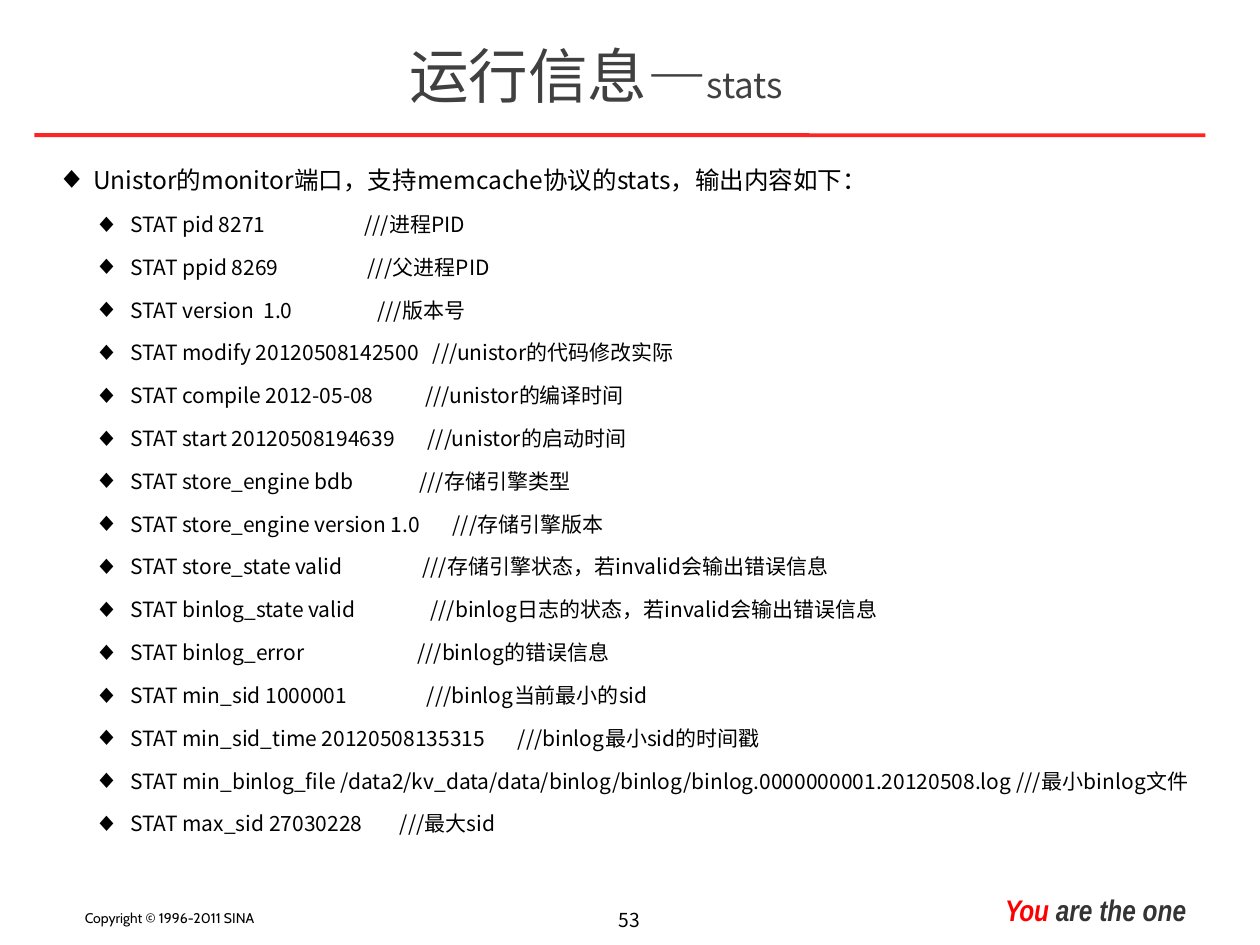
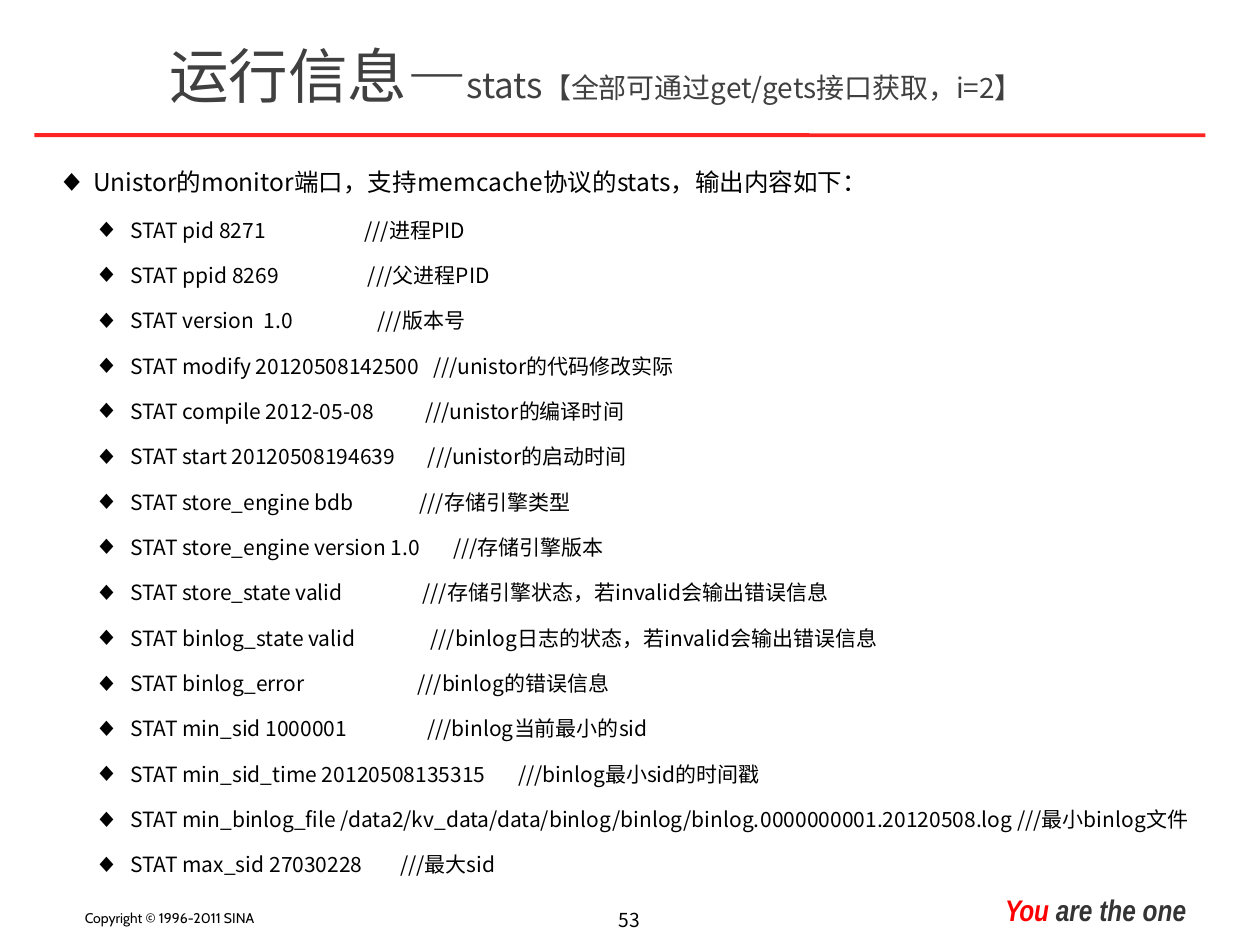
Before and after one commit to mbsky/cwx-kv, a slide deck: slide 53 of unistor/doc/unistor_introduce.ppt. Drawn at 1260x945 pixels with LibreOffice and Linux fonts; fonts in the diff are those of the drawing; background and template pictures are left out. Boxes give left, top, right and bottom in pixels: in the first picture for what was removed or moved away, otherwise in the second. Text is boxed around its words. In the diff, an @@ line names an element or a change of style, - is before the commit and + after.

```diff
--- a/unistor/doc/unistor_introduce.ppt
+++ b/unistor/doc/unistor_introduce.ppt
@@ text at (170,47,1023,105): text changed; size 34 to 16 pt @@
-运行信息—stats
+运行信息—stats【全部可通过get/gets接口获取，i=2】
@@ text "Unistor的monitor端口，支持memcache协议的stats，输出内容如下：" at (93,170,1188,876): line spacing 1.7 to 1.8 @@
```
Also in this commit, not shown: 4 other slides changed, 33 other files.
